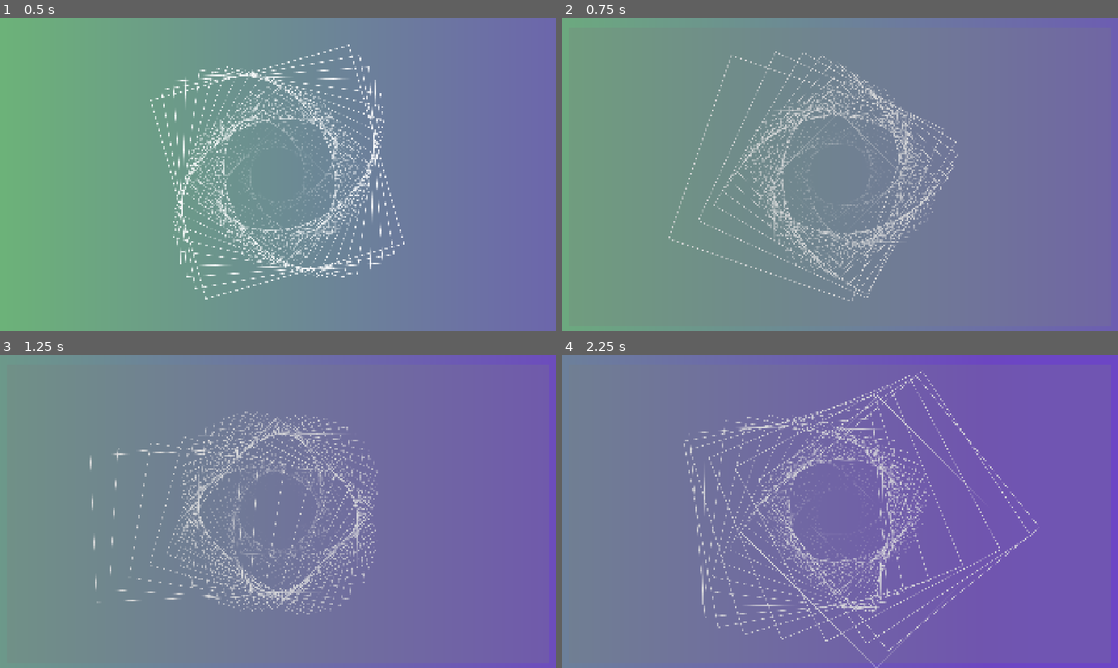
Above: before the commit, frames 1-4 (two rows, left to right).
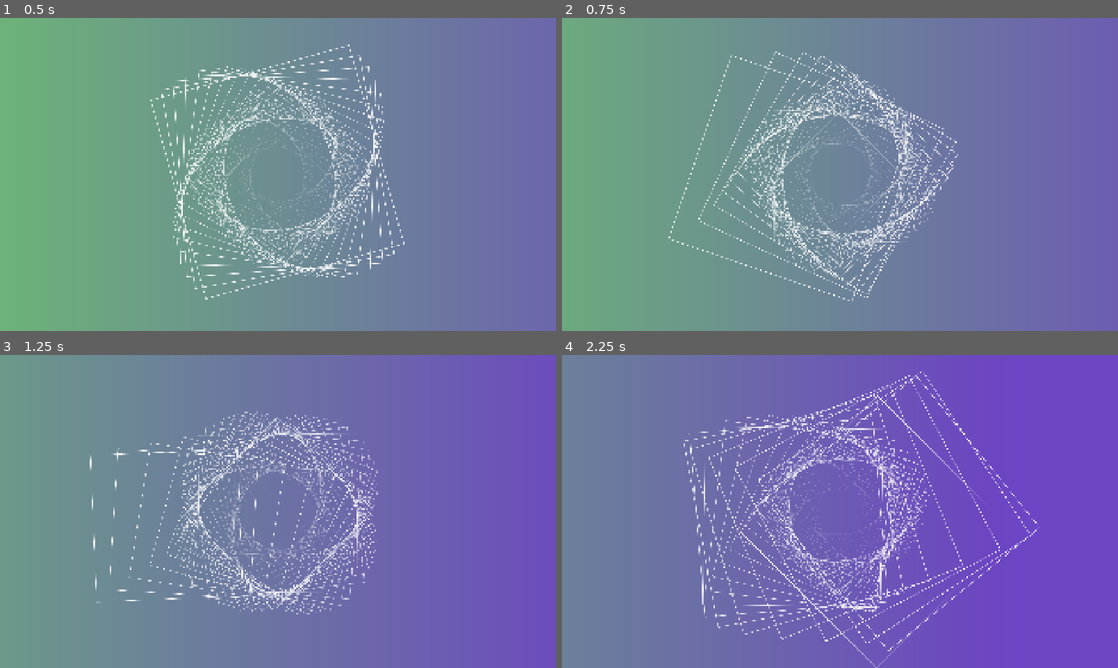
Above: after the commit, the same moments.

Repository: Juju-brz/GDVJ
Game: Godot game, scene res://templates/04_WormDance.tscn
The game is run twice, just before and just after one commit, with the same random seed, the same clock (stepped at 60 frames per second) and the same inputs.
Inputs (mouse positions are in pixels of both pictures, inside the frame that each line leads up to):
- Up to frame 1 (0.5 s): no input
- Up to frame 2 (0.75 s): tap Enter at 0.5 s; move the mouse to (962, 158) at 0.52 s; tap F6 (hide_slider_panel) at 0.6 s
- Up to frame 3 (1.25 s): no input
- Up to frame 4 (2.25 s): move the mouse to (728, 527) at 1.27 s; tap F6 (hide_slider_panel) at 1.35, 2.1 s; move the mouse to (895, 442) at 2.02 s

Frame 1 is identical in both runs. In frame 2, 1.7% of the frame differs, in the area x 19-71%, y 10-90%; in frame 3, 1.9%; in frame 4, 3.2%, in the area x 21-86%, y 5-95%.

Commit message:
modify touch

Diff:
--- a/scripts/mainScript.gd
+++ b/scripts/mainScript.gd
@@ -91,15 +91,15 @@
 	## TO DO ##
 	if Input.is_action_just_pressed("hide_code_panel"):
 		if hide_ui:
-			code.show(); BG.show(); hide_ui = false
+			code.show(); hide_ui = false
 		else:
-			code.hide(); BG.hide(); hide_ui = true
+			code.hide();  hide_ui = true
 
 	if Input.is_action_just_pressed("hide_slider_panel"):
 		if hide_ui:
-			slider_group.show(); BG.show(); hide_ui = false
+			slider_group.show(); hide_ui = false
 		else:
-			slider_group.hide(); BG.hide(); hide_ui = true
+			slider_group.hide(); hide_ui = true
 
 	if Input.is_action_just_pressed("reset"):
 		get_tree().reload_current_scene()
